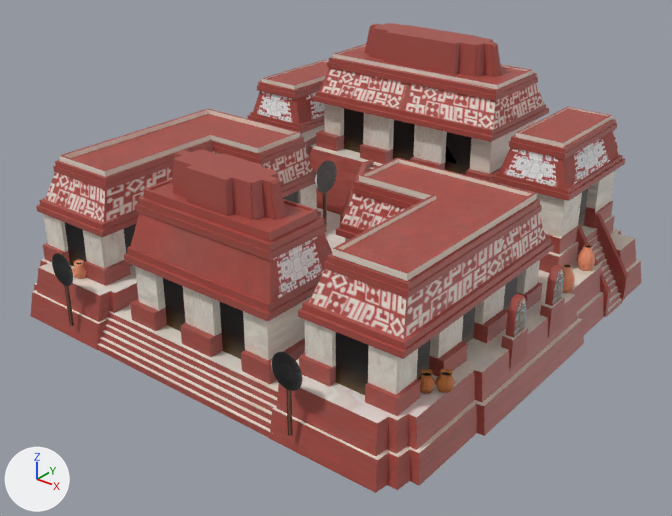
The COLLADA model art/meshes/structural/maya_protoclassic/palacio.dae: old version first, new version second.
The view is the same before and after, from a 50 mm lens placed at (31.6, -40.6, 26.3), pointed at (0.5, -1.8, 2.3). Lighting does not change. The marker at lower left points along +X, +Y and +Z. Vertices at the same position are counted once.

Objects in the first picture: 'palace_1'.
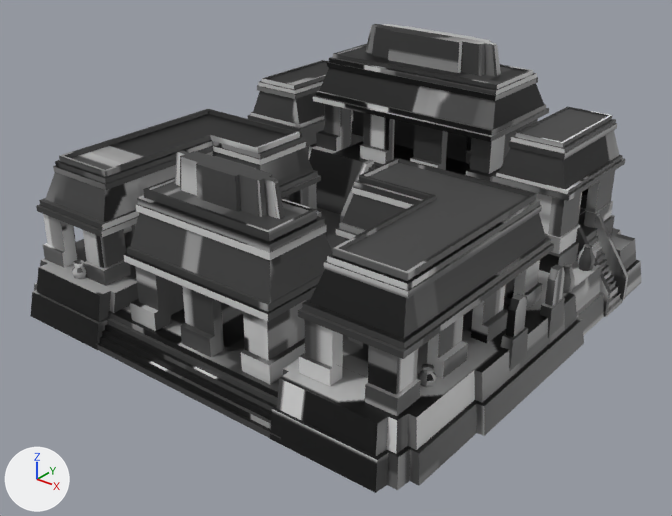
The change, as a diff of the scene's bpy script:
```diff
--- a/art/meshes/structural/maya_protoclassic/palacio.dae.py
+++ b/art/meshes/structural/maya_protoclassic/palacio.dae.py
@@ mat_textura_finais_maia_010 @@
 mat_textura_finais_maia_010 = principled_material('TEXTURA_FINAIS_MAIA_010')
-mat_textura_finais_maia_010.texture = img_maya_protoclassic_struct_png
+mat_textura_finais_maia_010.texture = img_palacio_png
@@ me_cubo_448 @@
 # verts and faces of me_cubo_448; kept vertices keep their numbers, new ones are numbered from 3404
-me_cubo_448.from_pydata(...)  # 3404 vertices, 5357 faces; spans x -14.6..14.2, y -14.4..14.5, z -1.0..13.6
+me_cubo_448.from_pydata(...)  # 3021 vertices, 4744 faces; spans x -14.6..14.2, y -14.2..14.5, z -1.0..13.6
+# me_cubo_448 part 1: the loose piece of 42 vertices spanning x 11.9..12.8, y -10.4..-9.6, z 2.3..3.2 is moved by (-1.0, 0.0, -0.1)
+# me_cubo_448 part 2: the loose piece of 42 vertices spanning x 12.6..13.5, y -9.9..-9.0, z 2.3..3.2 is moved by (-1.0, 0.0, -0.1)
+# me_cubo_448 part 3: the loose piece of 8 vertices spanning x -5.2..-3.2, y 6.2, z 5.6..8.8 is moved by (0.0, 2.6, 0.0)
+# me_cubo_448 part 4: the loose piece of 8 vertices spanning x -1.2..0.7, y 6.2, z 5.6..8.8 is moved by (0.0, 2.6, 0.0)
+# me_cubo_448 part 5: the loose piece of 8 vertices spanning x 2.7..4.7, y 6.2, z 5.6..8.8 is moved by (0.0, 2.6, 0.0)
+# me_cubo_448 part 6: the loose piece of 8 vertices spanning x -3.1..-0.9, y -8.0, z 1.0..4.8 is scaled about its middle by (-5.82, -1.03, 0.863), then moved by (1.7, 16.9, 4.3)
+# me_cubo_448 part 7: 18 loose pieces with 354 vertices, spanning x -12.3..11.6, y -14.4..2.5, z 0.1..6.6, are deleted
+# me_cubo_448 part 8
+# 73 vertices are removed from x -12.4..11.7, y -10.2..9.4, z 1.0..13.6
+# 220 faces are deleted
+# 26 vertices in x -4.6..3.9, y -9.6..9.0, z 7.8..13.5 move by (0.0, -0.1, 0.0)
+# 19 vertices in x -3.9..3.8, y -10.3..8.2, z 7.8..11.6 move by (0.0, 0.2, 0.0)
+# 17 vertices in x -5.0..4.6, y -10.1..8.3, z 10.2..13.6 move by (0.0, 0.1, 0.0)
+# 16 vertices in x -3.0..2.9, y -11.0..7.2, z 7.8..13.6 move by (0.0, 0.5, 0.0)
+# 16 vertices in x -4.3..3.9, y 7.5..7.7, z 11.6..13.6 move by (0.0, 0.3, 0.0)
+# 12 vertices in x -3.0..2.9, y -9.0..9.9, z 7.8..13.6 move by (0.0, -0.4, 0.0)
+# 55 vertices move from x -4.3..3.9, y -11.4..9.7, z 7.8..13.6 to x -4.3..3.9, y -10.7..9.4, z 7.8..13.6
+# 48 vertices are added at x -9.2..8.6, y -10.0..11.7, z 3.2..13.6
+# 201 new faces join them
+# me_cubo_448 part 9
+delete_vertices([1277, 1278, 1282, 1284])  # with the faces that use them
+# me_cubo_448 part 10: 4361 kept faces spanning x -14.6..14.2, y -14.2..14.5, z -1.0..13.6 get new texture (UV) coordinates
 me_cubo_448.materials.append(mat_textura_finais_maia_010)
```

Pixel boxes (x1, y1, x2, y2) of what changed, in the pictures (672 x 516 px; the box of a moved part takes in the faces that stretch with it):
'palace_1', surface changed, reshaped (brown to grey): before (30, 23, 642, 493); after (30, 24, 642, 493)
part 1 of me_cubo_448, moved or reshaped (not visible afterwards): before (418, 369, 436, 393)
part 2 of me_cubo_448, moved or reshaped: before (436, 368, 455, 393); after (418, 364, 437, 387)
part 3 of me_cubo_448, moved or reshaped (not visible afterwards): before (344, 108, 364, 153)
part 4 of me_cubo_448, moved or reshaped (not visible afterwards): before (393, 120, 415, 161)
part 5 of me_cubo_448, moved or reshaped: before (445, 132, 472, 175); after (466, 137, 472, 164)
part 6 of me_cubo_448, moved or reshaped (not visible before): after (352, 110, 519, 162)
part 7 of me_cubo_448, deleted (black): before (52, 161, 476, 436)
part 8 of me_cubo_448, moved or reshaped: before (172, 23, 588, 311); after (124, 24, 501, 234)
part 9 of me_cubo_448, deleted: before (336, 332, 369, 395)
part 10 of me_cubo_448, surface changed (brown to grey): (30, 44, 642, 493) in both
